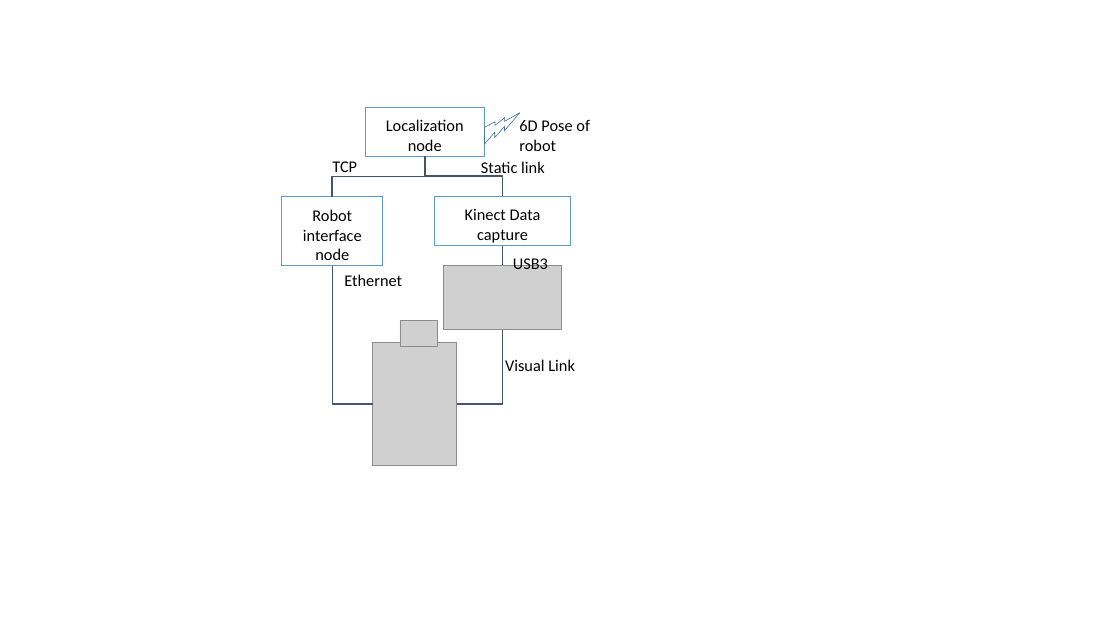
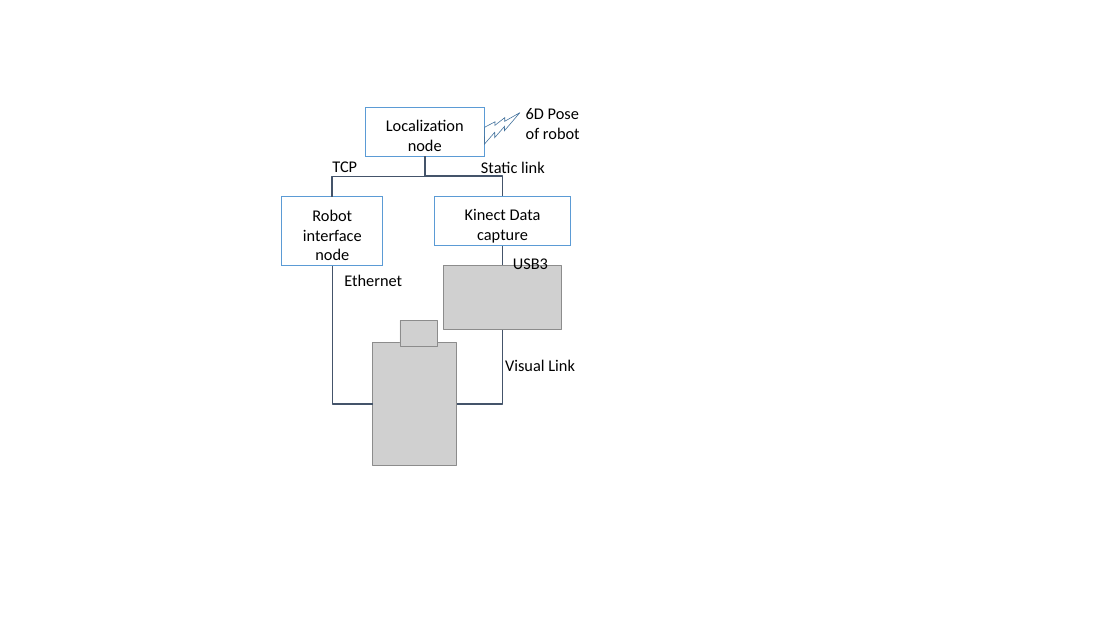
Before and after one commit to praveenv4k/indriya, a slide deck: slide 1 of docs/Misc/Pictures.pptx. Drawn at 1120x630 pixels with LibreOffice and Linux fonts; fonts in the diff are those of the drawing; grey boxes stand for pictures. Boxes give left, top, right and bottom in pixels: in the first picture for what was removed or moved away, otherwise in the second. Text is boxed around its words. In the diff, an @@ line names an element or a change of style, - is before the commit and + after.

```diff
--- a/docs/Misc/Pictures.pptx
+++ b/docs/Misc/Pictures.pptx
@@ text "6D Pose of robot" rewrapped from (519, 120, 590, 151) to (526, 108, 580, 139) @@
```
Also in this commit, not shown: 1 other file.
